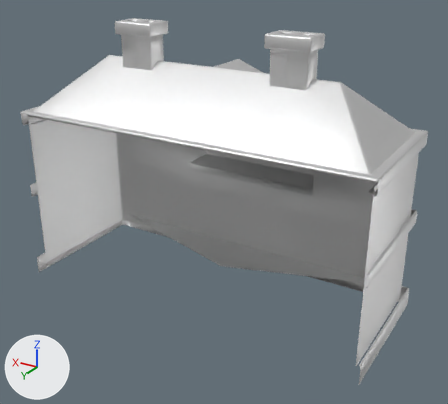
The FBX model Assets/NOTFUN/Cartoon City - Building Pack 1_1/Meshes/Building/Building_114.fbx: old version first, new version second.
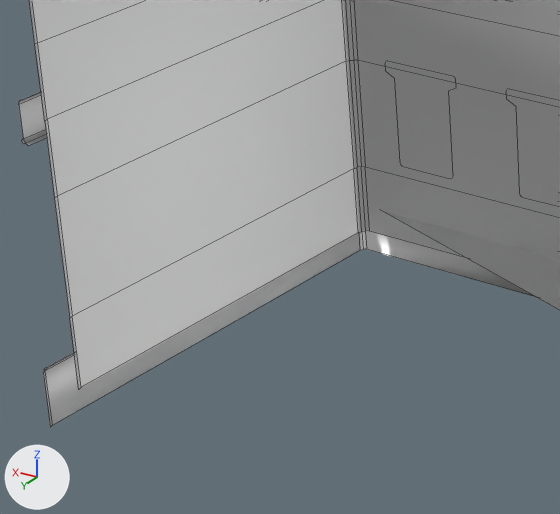
There are two pictures of each version: one whole from a 50 mm camera at (-13.55, 21.71, 15.41) aimed at (-0.21, -0.52, 4.3), one close up on the part from 6% to 39% of the width and 39% to 73% of the height. Arrows for +X, +Y and +Z are at lower left; the lights stay in place. The close-ups show mesh edges as thin lines. Where no turn or scale is listed for an object, it has been applied to the vertices.

The first close-up shows 'Building_114'.
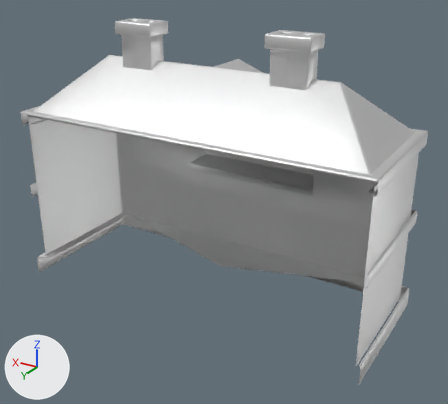
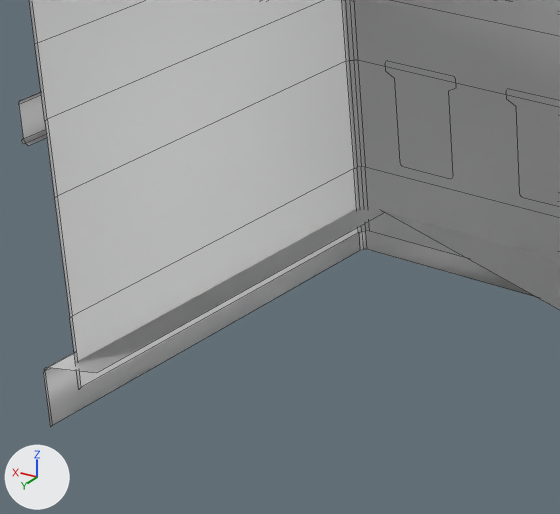
Pixel boxes [x1, y1, x2, y2] of what changed, in the close-ups (560 x 514 px):
part 1 of me_building_114_002, added
    after: [49, 207, 385, 373]

The edits, one by one:
me_building_114_002 has 2739 vertices, 2436 faces and spans x -8.3..8.3, y -5.8..3.3, z 0.0..12.1.
me_building_114_002 is used by ob_building_114; location (0.0, 0.0, 0.0).
Verts and faces of me_building_114_002; kept vertices keep their numbers, new ones are numbered from 2739.
Before the commit, vertices of me_building_114_002: 126 (8.2, 3.2, 0.9) at pixel (48, 367), 137 (8.2, -3.2, 0.9).
Part 1, on me_building_114_002:
New vertex 2739 is at (7.5, 3.0, 0.9), pixel (96, 372).
New vertex 2740 is at (7.5, -3.0, 0.9), pixel (384, 212).
New faces: (126, 2739, 2740, 137).
